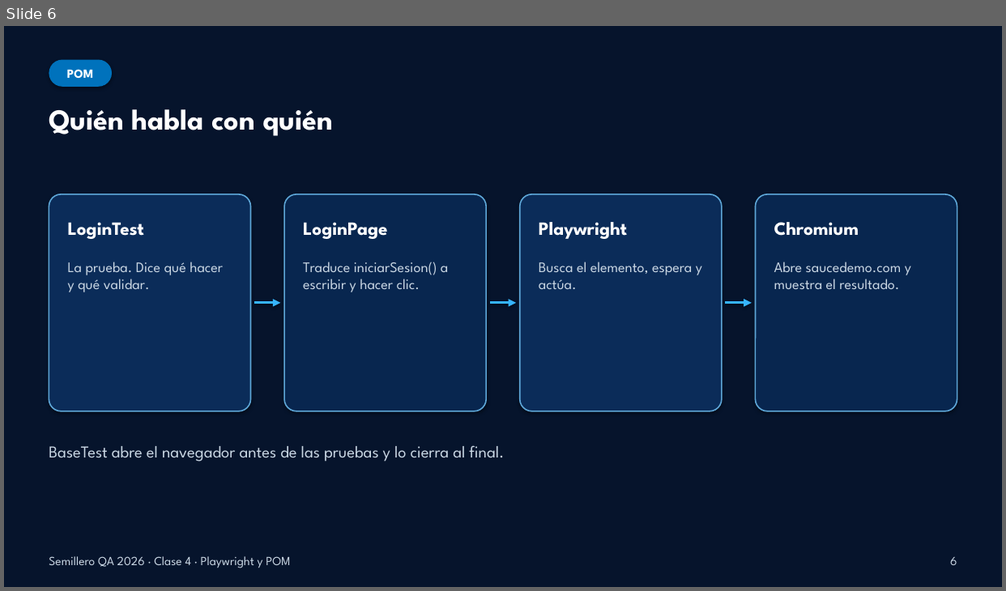
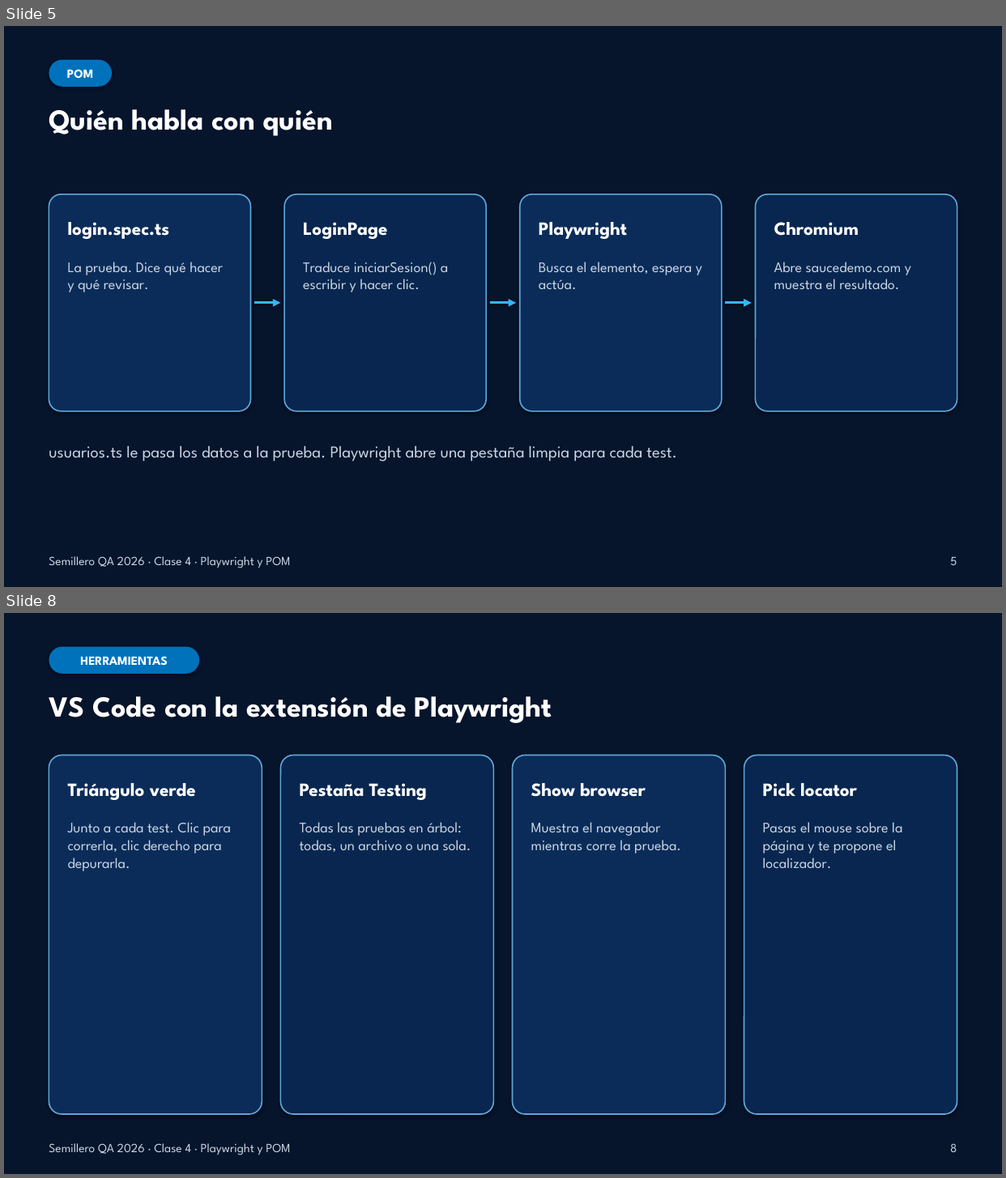
Before and after one commit to dzapbeta/semillero2026, a slide deck: material-de-apoyo/Clase4_Presentacion_Playwright_POM.pptx. Shown one above the other, each under a label of ours: slide 6 before the commit, slides 5 and 8 after it; the slides between them are not shown. The pictures are 1006x591 and 1006x1178 pixels, drawn with LibreOffice and Linux fonts; fonts in the diff are those of the drawing. Boxes give left, top, right and bottom in pixels: in the first picture for what was removed or moved away, otherwise in the second. Text is boxed around its words. In the diff, an @@ line names an element or a change of style, - is before the commit and + after.

```diff
--- a/material-de-apoyo/Clase4_Presentacion_Playwright_POM.pptx
+++ b/material-de-apoyo/Clase4_Presentacion_Playwright_POM.pptx
@@ slide 8 added at box(4, 613, 1002, 1174), background #06142C @@
@@ rounded rectangle added at box(49, 647, 199, 674), fill #0072BC, 12 pt, text #FFFFFF, bold @@
+HERRAMIENTAS
@@ text added at box(49, 696, 552, 723), 28 pt, text #FFFFFF, bold @@
+VS Code con la extensión de Playwright
@@ rounded rectangle added at box(49, 756, 262, 1114), fill #0B2C59, outline #5EA7D8 1.25 pt @@
@@ rounded rectangle added at box(281, 756, 494, 1114), fill #08264F, outline #5EA7D8 1.25 pt @@
@@ rounded rectangle added at box(513, 756, 726, 1114), fill #0B2C59, outline #5EA7D8 1.25 pt @@
@@ rounded rectangle added at box(744, 756, 957, 1114), fill #08264F, outline #5EA7D8 1.25 pt @@
@@ text added at box(68, 783, 196, 800), 18 pt, text #FFFFFF, bold @@
+Triángulo verde
@@ text added at box(300, 783, 427, 800), 18 pt, text #FFFFFF, bold @@
+Pestaña Testing
@@ text added at box(531, 783, 646, 797), 18 pt, text #FFFFFF, bold @@
+Show browser
@@ text added at box(763, 783, 857, 797), 18 pt, text #FFFFFF, bold @@
+Pick locator
@@ text added at box(68, 822, 232, 871), 14 pt, text #C9D6E3 @@
+Junto a cada test. Clic para correrla, clic derecho para depurarla.
@@ text added at box(300, 822, 471, 852), 14 pt, text #C9D6E3 @@
+Todas las pruebas en árbol: todas, un archivo o una sola.
@@ text added at box(531, 822, 681, 854), 14 pt, text #C9D6E3 @@
+Muestra el navegador mientras corre la prueba.
@@ text added at box(763, 822, 902, 868), 14 pt, text #C9D6E3 @@
+Pasas el mouse sobre la página y te propone el localizador.
@@ text added at box(49, 1144, 290, 1156), 12 pt, text #C9D6E3 @@
+Semillero QA 2026 · Clase 4 · Playwright y POM
@@ text added at box(950, 1144, 957, 1152), 12 pt, text #C9D6E3 @@
+8
@@ what was slide 6 is now slide 5 @@
@@ slide 5 changed as well @@
@@ text at box(68, 222, 170, 239): text changed @@
-LoginTest
+login.spec.ts
@@ text at box(68, 262, 223, 292): text changed @@
-La prueba. Dice qué hacer y qué validar.
+La prueba. Dice qué hacer y qué revisar.
@@ text at box(49, 446, 677, 462): text changed @@
-BaseTest abre el navegador antes de las pruebas y lo cierra al final.
+usuarios.ts le pasa los datos a la prueba. Playwright abre una pestaña limpia para cada test.
@@ text at box(950, 557, 957, 565): text changed @@
-6
+5
```
Also in this commit, not shown: 7 other slides changed, 1 other slide added, 2 slides removed, 19 other files.
